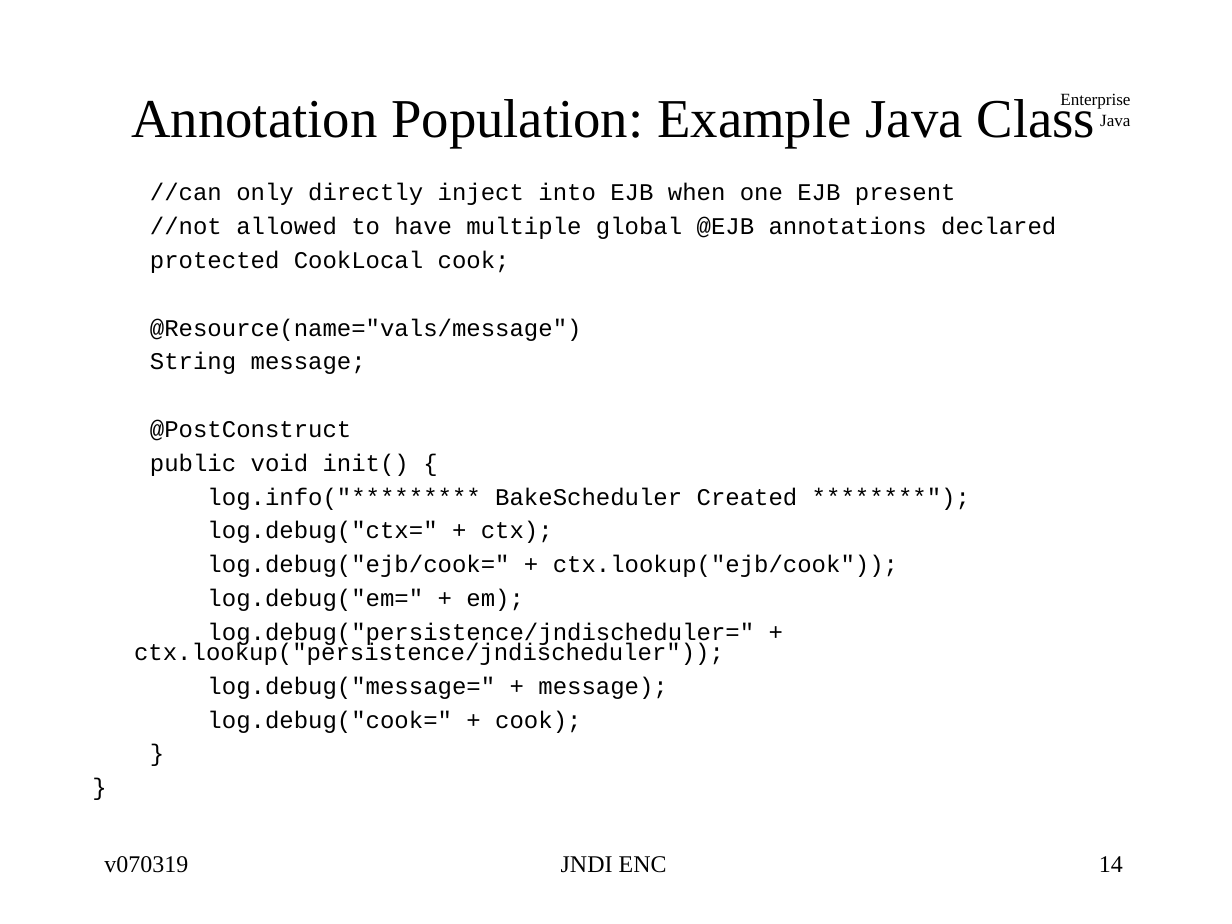
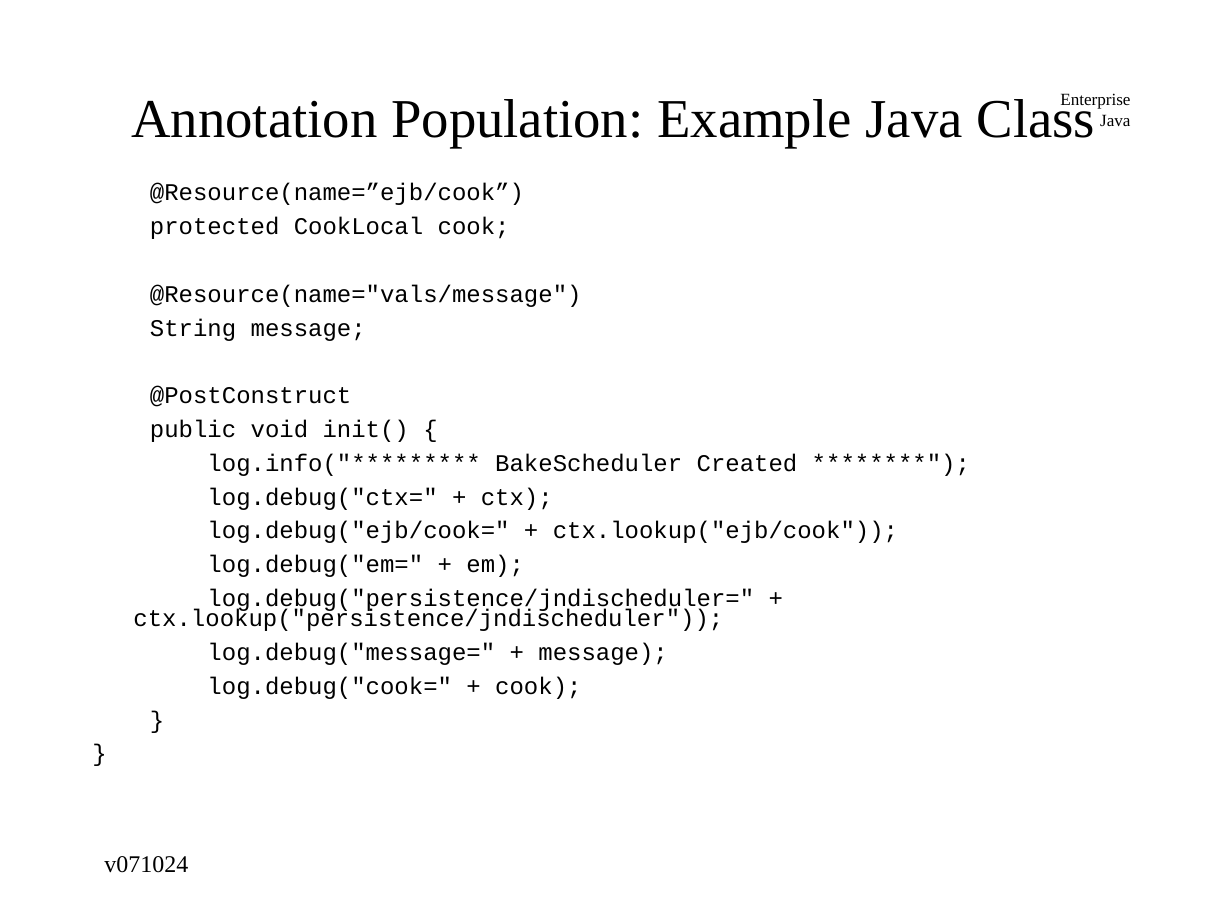
Before and after one commit to jcstaff/ejava-javaee, a slide deck: slide 14 of jndiDemo/src/site/resources/lectures/jndiENC.ppt. Drawn at 1232x924 pixels with LibreOffice and Linux fonts; fonts in the diff are those of the drawing. Boxes give left, top, right and bottom in pixels: in the first picture for what was removed or moved away, otherwise in the second. Text is boxed around its words. In the diff, an @@ line names an element or a change of style, - is before the commit and + after.

```diff
--- a/jndiDemo/src/site/resources/lectures/jndiENC.ppt
+++ b/jndiDemo/src/site/resources/lectures/jndiENC.ppt
@@ text at bbox=[150, 183, 524, 205]: text changed @@
-//can only directly inject into EJB when one EJB present
-//not allowed to have multiple global @EJB annotations declared
+@Resource(name=”ejb/cook”)
@@ text at bbox=[133, 217, 898, 699]: indent changed @@
@@ text at bbox=[104, 856, 188, 873]: text changed @@
-v070319
+v071024
@@ text removed at bbox=[561, 856, 667, 873] @@
-JNDI ENC
@@ page number removed at bbox=[1099, 856, 1123, 872] @@
-14
```
Also in this commit, not shown: 15 other slides changed, 9 other files.
